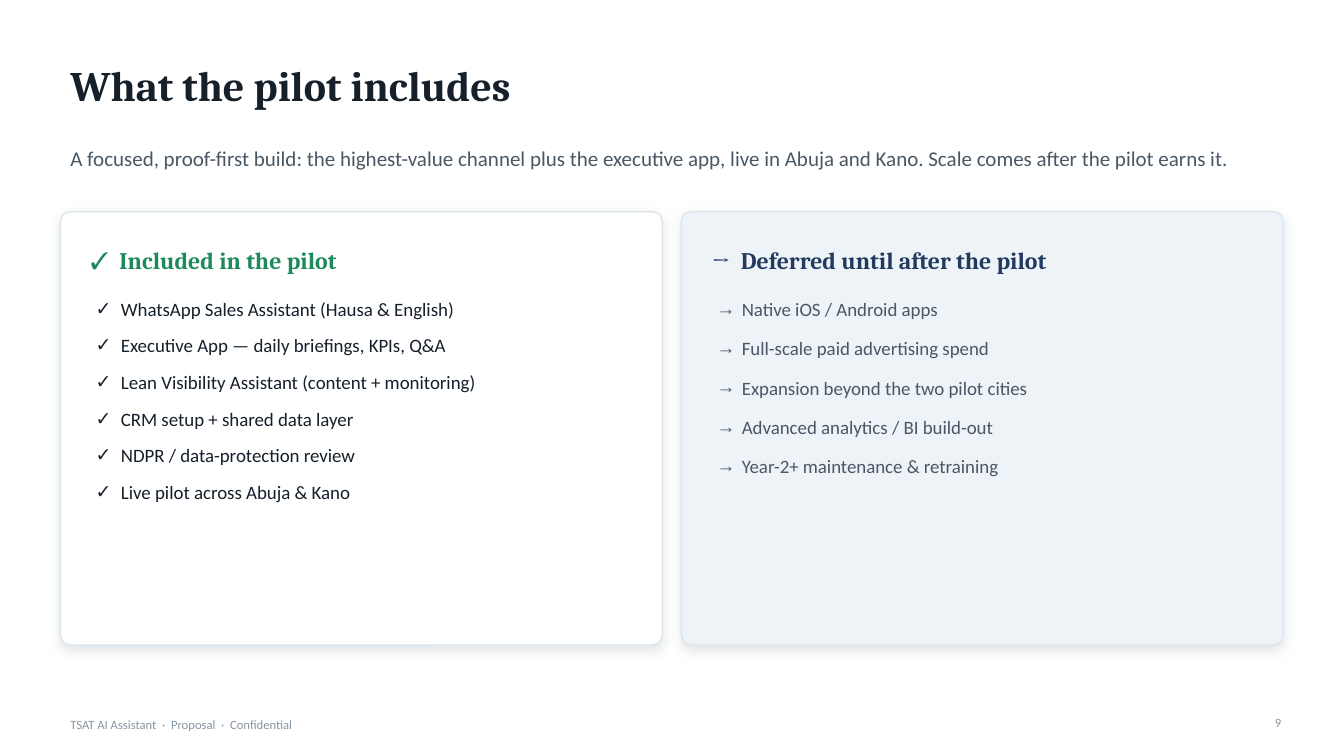
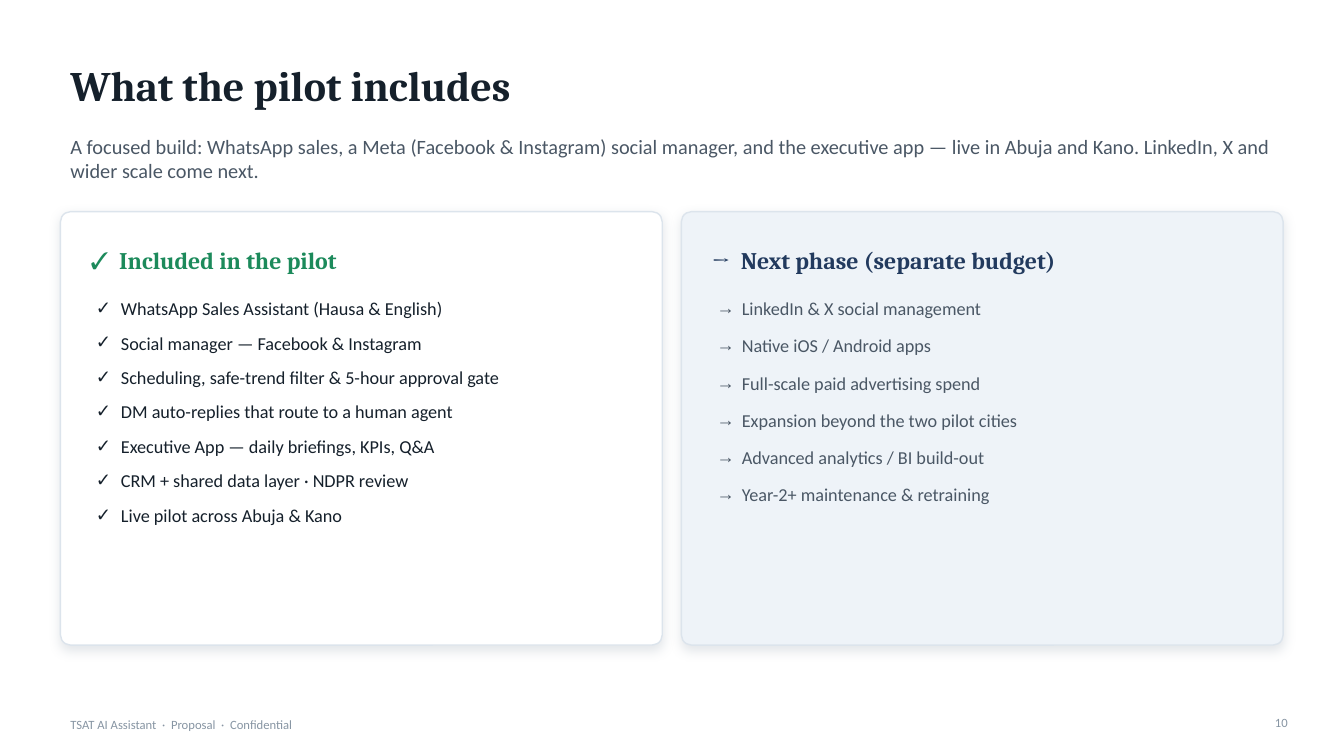
Before and after one commit to Bekaji/Bekaji, a slide deck: slide 10 of tsat-ai-assistant/TSAT_AI_Assistant_Pitch_Deck.pptx (slide 9 before the commit). Drawn at 1344x756 pixels with LibreOffice and Linux fonts; fonts in the diff are those of the drawing. Boxes give left, top, right and bottom in pixels: in the first picture for what was removed or moved away, otherwise in the second. Text is boxed around its words. In the diff, an @@ line names an element or a change of style, - is before the commit and + after.

```diff
--- a/tsat-ai-assistant/TSAT_AI_Assistant_Pitch_Deck.pptx
+++ b/tsat-ai-assistant/TSAT_AI_Assistant_Pitch_Deck.pptx
@@ text at (x1=70, y1=139, x2=1269, y2=178): text changed; size 15 to 14.5 pt @@
-A focused, proof-first build: the highest-value channel plus the executive app, live in Abuja and Kano. Scale comes after the pilot earns it.
+A focused build: WhatsApp sales, a Meta (Facebook & Instagram) social manager, and the executive app — live in Abuja and Kano. LinkedIn, X and wider scale come next.
@@ text at (x1=741, y1=252, x2=1055, y2=274): text changed @@
-→ Deferred until after the pilot
+→ Next phase (separate budget)
@@ text at (x1=121, y1=302, x2=442, y2=525): size 13.5 to 13 pt in "WhatsApp Sales Assistant (Hausa & English)", "Executive App — daily briefings, KPIs, Q&A", "Live pilot across Abuja & Kano"; less space between paragraphs @@
@@ text at (x1=742, y1=302, x2=981, y2=318): paragraph added @@
+→ LinkedIn & X social management
@@ text at (x1=121, y1=337, x2=499, y2=421): paragraphs added @@
+✓ Social manager — Facebook & Instagram
+✓ Scheduling, safe-trend filter & 5-hour approval gate
+✓ DM auto-replies that route to a human agent
@@ text at (x1=742, y1=339, x2=1017, y2=504): size 13.5 to 13 pt in "Native iOS / Android apps", "Full-scale paid advertising spend", "Expansion beyond the two pilot cities", "Advanced analytics / BI build-out" and 1 more places; less space between paragraphs @@
@@ text at (x1=121, y1=474, x2=408, y2=490): text changed; size 13.5 to 13 pt @@
-✓ Lean Visibility Assistant (content + monitoring)
-✓ CRM setup + shared data layer
-✓ NDPR / data-protection review
+✓ CRM + shared data layer · NDPR review
@@ page number at (x1=1275, y1=719, x2=1288, y2=727): text changed @@
-9
+10
```
Also in this commit, not shown: 12 other slides changed, 1 slide added, 2 other files.
